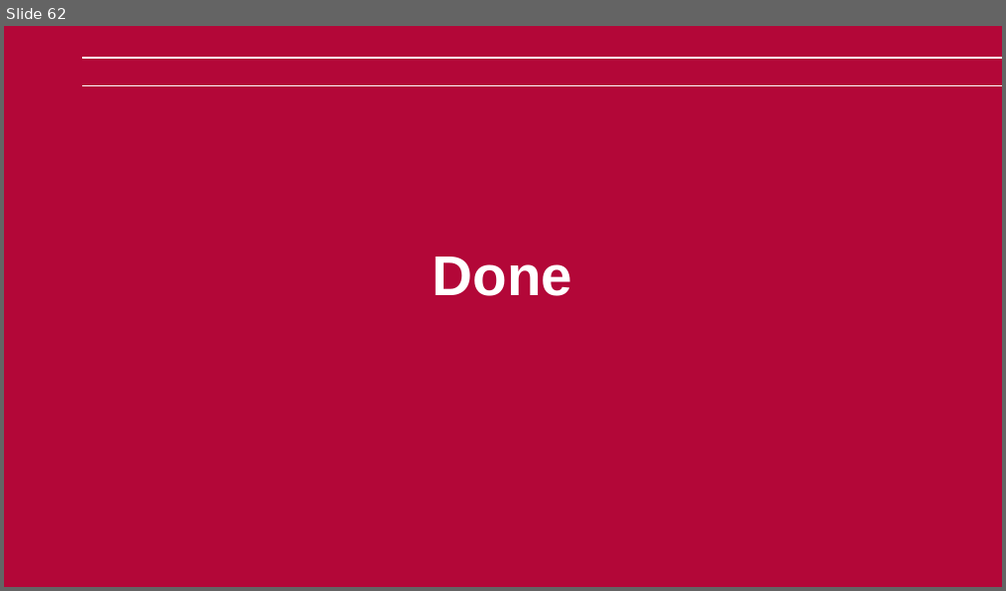
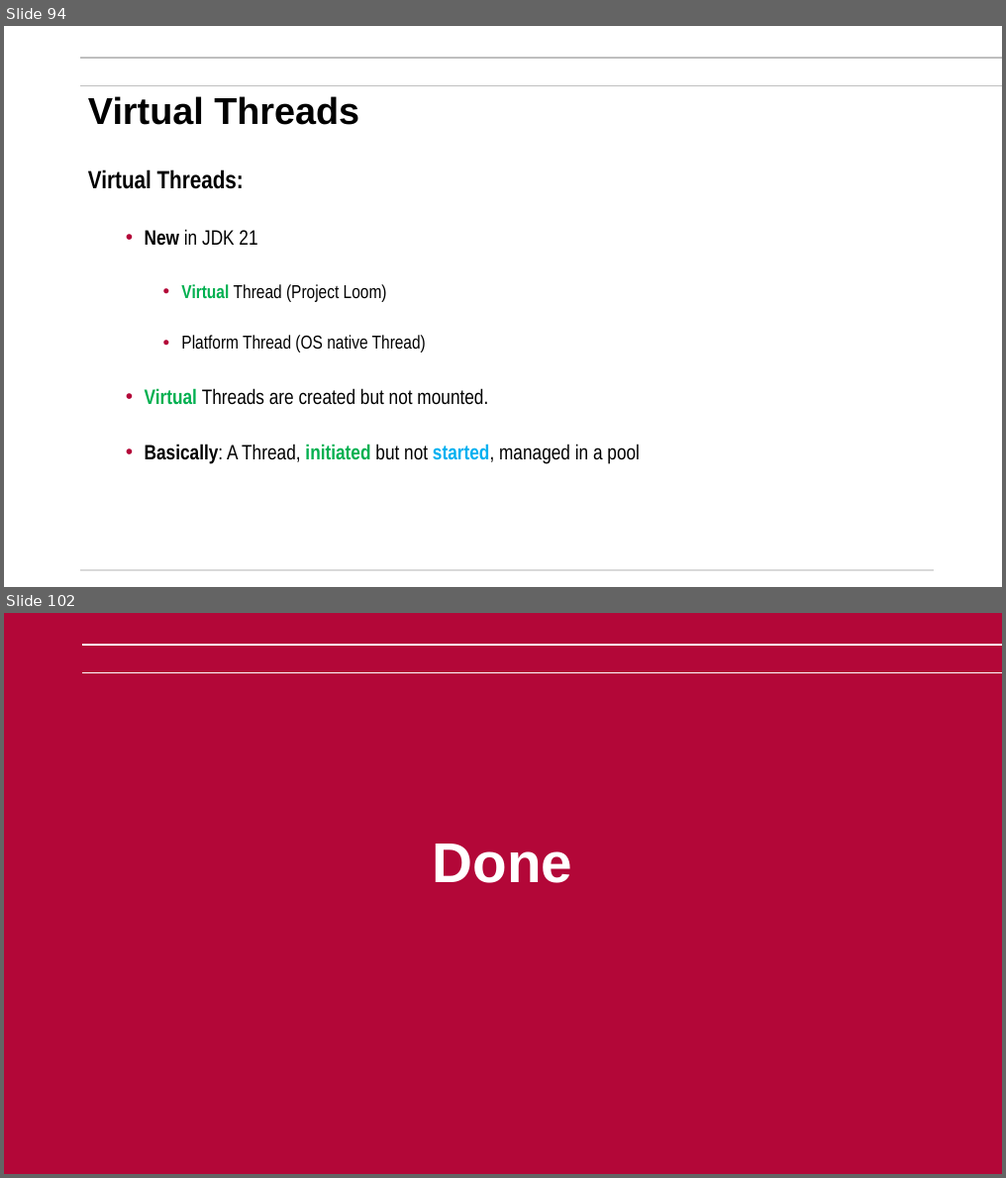
Before and after one commit to mikegrace2/CSEN160-Fall2026-Course-Website, a slide deck: lectures/Week06_File_Threads/2_Threads_V4.pptx. Shown one above the other, each under a label of ours: slide 62 before the commit, slides 94 and 102 after it; the slides between them are not shown. The pictures are 1006x591 and 1006x1178 pixels, drawn with LibreOffice and Linux fonts; fonts in the diff are those of the drawing; background and template pictures are left out. Boxes give left, top, right and bottom in pixels: in the first picture for what was removed or moved away, otherwise in the second. Text is boxed around its words. In the diff, an @@ line names an element or a change of style, - is before the commit and + after.

```diff
--- a/lectures/Week06_File_Threads/2_Threads_V4.pptx
+++ b/lectures/Week06_File_Threads/2_Threads_V4.pptx
@@ slide 94 added at [4,26,1002,587], background #FFFFFF @@
@@ line added from (80, 58) to (1002, 58), #BFBFBF 1.5 pt @@
@@ line added from (80, 85) to (1002, 85), #BFBFBF 1.5 pt @@
@@ title added at [88,96,359,125], 36 pt, text #000000, bold @@
+Virtual Threads
@@ text added at [88,170,640,465], 20 pt, text #000000 @@
+Virtual Threads:
+  • New in JDK 21
+    • Virtual Thread (Project Loom)
+    • Platform Thread (OS native Thread)
+  • Virtual Threads are created but not mounted.
+  • Basically: A Thread, initiated but not started, managed in a pool
@@ line added from (80, 571) to (934, 571), #D9D9D9 1.5 pt @@
@@ what was slide 62 is now slide 102 @@
```
Also in this commit, not shown: 4 slides changed, 39 other slides added, 1 other file.
